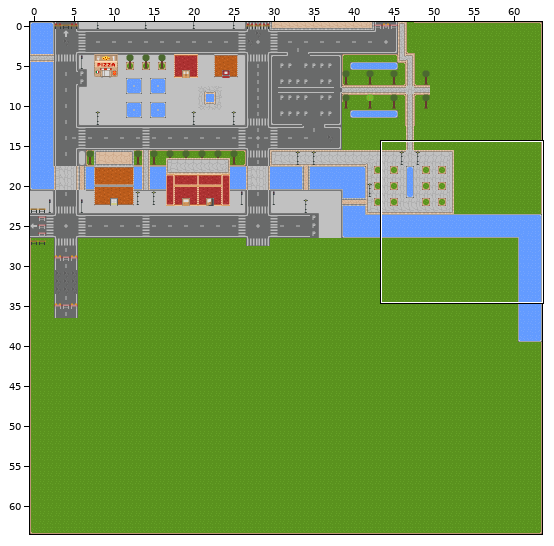
Two versions of a level (Tiled map (JSON), assets/map/map1.json). Above, an overview of the earlier version with the close-up marked.
Close-up. The starting point:
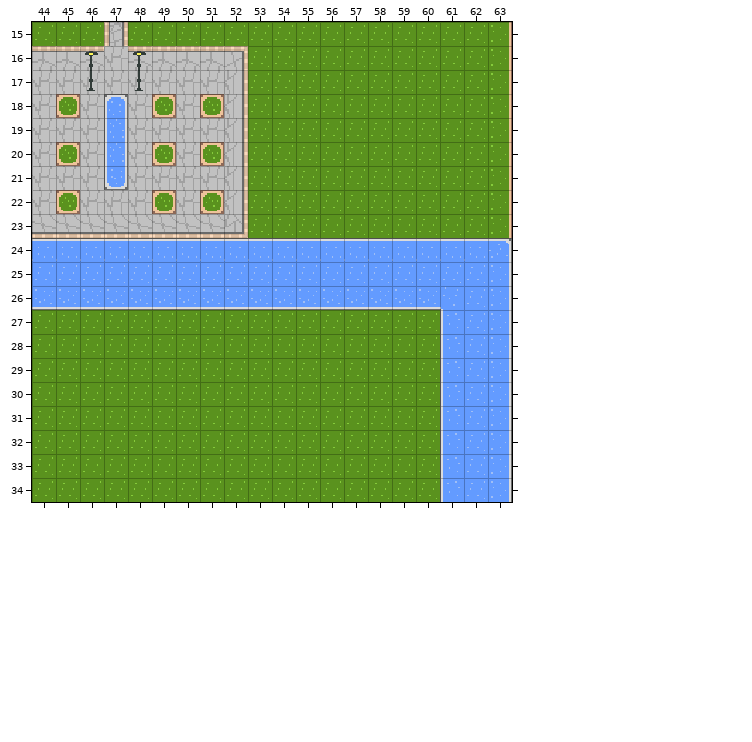
Cells are 16x16 px. Shown: x 44..63, y 15..34. The commit also changed other parts of the map, which this record leaves out. Tiles whose own drawing changed are shown in their newer look in all pictures.
After:
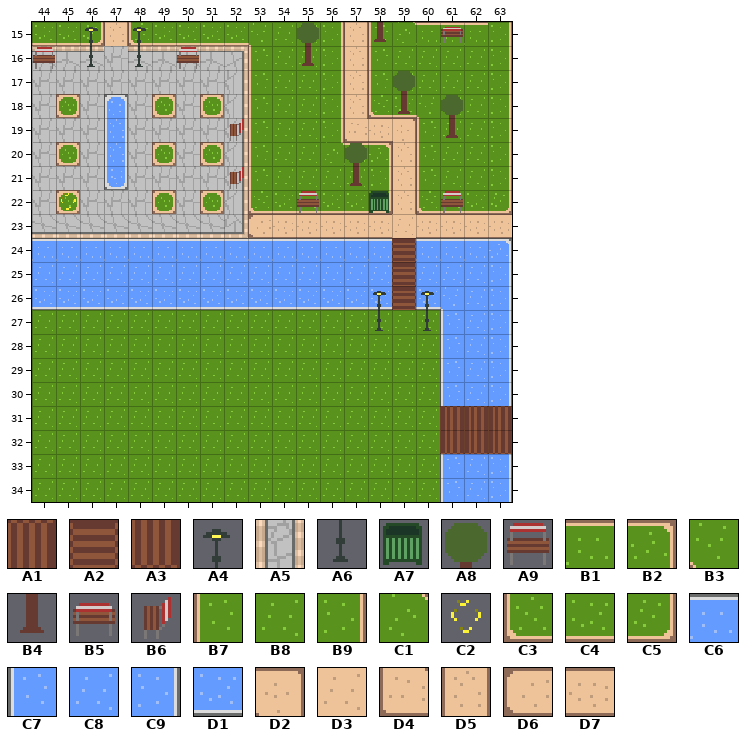
Key: from "tileset_map1": A1 117, A2 119, A3 147, A4 158, A5 172, A6 173, A7 178, A8 188, A9 190, B1 196, B2 197, B3 201, B4 203, B5 205, B6 206, B7 210, B8 211, B9 212, C1 215, C2 220, C3 225, C4 226, C5 227, C6 241, C7 255, C8 256, C9 257, D1 271, D2 289, D3 301, D4 303, D5 307, D6 318, D7 319.
__ is an empty cell, ## one hidden under a higher layer, .. an unchanged one.
Tiles of an added or newly shown layer are drawn over the layers below it.
Difference:
--- layer "Ground"
@@ x 44..63 @@
-15 B8 B8 B8 A5 B8 B8 B8 B8 B8 B8 .. .. B8 B8 B8 B8 B8 B8 B8 ..
-16 .. .. .. .. .. .. .. .. .. B8 .. .. B8 B8 B8 .. .. .. .. ..
-17 .. .. .. .. .. .. .. .. .. B8 .. .. B8 B8 B8 .. .. .. .. ..
-18 .. .. .. .. .. .. .. .. .. B8 .. .. B8 B8 B8 B8 B8 .. .. ..
-19 .. .. .. .. .. .. .. .. .. B8 .. .. B8 B8 B8 B8 B8 .. .. ..
-20 .. .. .. .. .. .. .. .. .. B8 .. .. B8 B8 B8 B8 B8 .. .. ..
-21 .. .. .. .. .. .. .. .. .. B8 .. .. .. .. B8 B8 B8 .. .. ..
-22 .. .. .. .. .. .. .. .. .. B8 B8 B8 B8 B8 B8 B8 B8 B8 B8 B9
-23 .. .. .. .. .. .. .. .. .. B8 B8 B8 B8 B8 B8 B8 B8 B8 B8 B9
-24 .. .. .. .. .. .. .. .. .. .. .. .. .. .. .. ## .. .. .. ..
-25 .. .. .. .. .. .. .. .. .. .. .. .. .. .. .. ## .. .. .. ..
-26 .. .. .. .. .. .. .. .. .. .. .. .. .. .. .. ## .. .. .. ..
+15 C4 C4 C5 D5 C3 C4 C4 C4 C4 B3 .. .. B9 D5 B7 C1 B1 B1 B1 ..
+16 .. .. .. .. .. .. .. .. .. B7 .. .. B9 D5 B7 .. .. .. .. ..
+17 .. .. .. .. .. .. .. .. .. B7 .. .. B9 D5 B7 .. .. .. .. ..
+18 .. .. .. .. .. .. .. .. .. B7 .. .. B9 D5 C3 C4 B3 .. .. ..
+19 .. .. .. .. .. .. .. .. .. B7 .. .. B9 D4 D7 D2 B7 .. .. ..
+20 .. .. .. .. .. .. .. .. .. B7 .. .. C1 B1 B2 D5 B7 .. .. ..
+21 .. .. .. .. .. .. .. .. .. B7 .. .. .. .. B9 D5 B7 .. .. ..
+22 .. .. .. .. .. .. .. .. .. C3 C4 C4 C4 C4 C5 D5 C3 C4 C4 C5
+23 .. .. .. .. .. .. .. .. .. D6 D7 D7 D7 D7 D7 D3 D7 D7 D7 D7
+24 .. .. .. .. .. .. .. .. .. .. .. .. .. .. .. A2 .. .. .. ..
+25 .. .. .. .. .. .. .. .. .. .. .. .. .. .. .. A2 .. .. .. ..
+26 .. .. .. .. .. .. .. .. .. .. .. .. .. .. .. A2 .. .. .. ..
@@ x 61..63 @@
-31 ## ## ##
-32 ## ## ##
+31 A1 A1 A1
+32 A3 A3 A3
--- layer "Objects"
@@ x 44..61 @@
-15 .. .. __ .. __ .. .. .. .. .. .. __ .. .. __ .. .. __
-16 __ .. A4 .. A4 .. __ .. .. .. .. __ .. .. .. .. .. ..
-17 .. .. A6 .. A6 .. .. .. .. .. .. .. .. .. .. __ .. ..
-18 .. .. .. .. .. .. .. .. .. .. .. .. .. .. .. __ .. __
-19 .. .. .. .. .. .. .. .. __ .. .. .. .. .. .. .. .. __
-20 .. .. .. .. .. .. .. .. .. .. .. .. .. __ .. .. .. ..
-21 .. .. .. .. .. .. .. .. __ .. .. .. .. __ .. .. .. ..
-22 .. .. .. .. .. .. .. .. .. .. .. __ .. .. __ .. .. __
+15 .. .. A4 .. A4 .. .. .. .. .. .. A8 .. .. B4 .. .. B5
+16 A9 .. A6 .. A6 .. A9 .. .. .. .. B4 .. .. .. .. .. ..
+17 .. .. __ .. __ .. .. .. .. .. .. .. .. .. .. A8 .. ..
+18 .. .. .. .. .. .. .. .. .. .. .. .. .. .. .. B4 .. A8
+19 .. .. .. .. .. .. .. .. B6 .. .. .. .. .. .. .. .. B4
+20 .. .. .. .. .. .. .. .. .. .. .. .. .. A8 .. .. .. ..
+21 .. .. .. .. .. .. .. .. B6 .. .. .. .. B4 .. .. .. ..
+22 .. .. .. .. .. .. .. .. .. .. .. A9 .. .. A7 .. .. A9
@@ x 58..60 @@
-24 .. C6 ..
-25 .. C8 ..
-26 .. D1 ..
-27 __ .. __
+24 .. __ ..
+25 .. __ ..
+26 .. __ ..
+27 A6 .. A6
@@ x 61..63 @@
-31 C7 C8 C9
-32 C7 C8 C9
+31 __ __ __
+32 __ __ __
--- layer "Ornaments" (added)
@@ x 45..45 @@
-22 __
+22 C2
@@ x 58..60 @@
-26 __ .. __
+26 A4 .. A4
Changed places in both close-ups, as pixel boxes (x1, y1, x2, y2):
changed: (32, 22, 512, 331)
changed: (440, 406, 512, 454)
